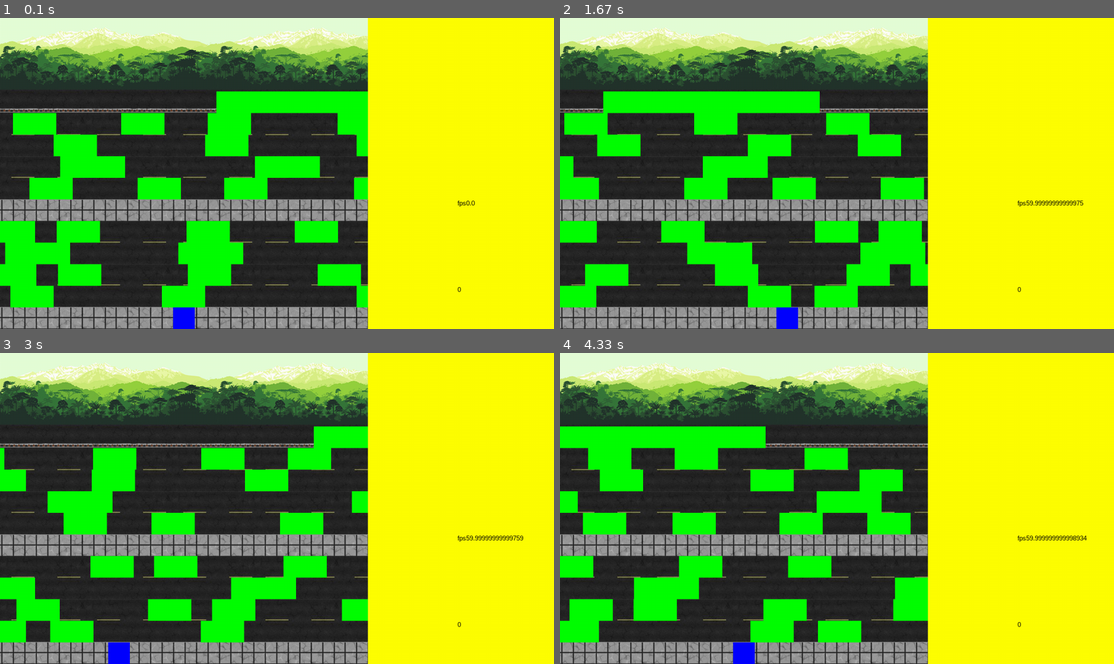
Above: before the commit, frames 1-4 (two rows, left to right).
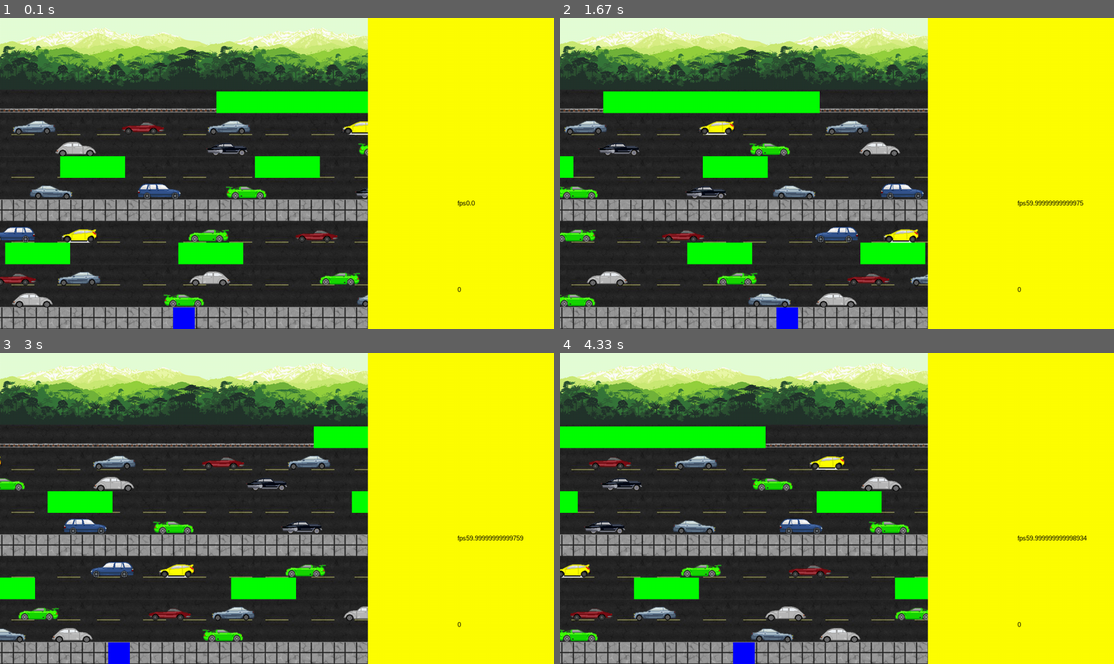
Above: after the commit, the same moments.

Repository: AyoubErrajraji/MonkeyBusiness
Game: pygame game, started from main.py
Same seed, same stepped clock (60 frames per second), same inputs: the game is played once before the commit and once after it.
Inputs (mouse positions are in pixels of both pictures, inside the frame that each line leads up to):
- Up to frame 1 (0.1 s): no input
- Up to frame 2 (1.67 s): hold Right 0.33-0.8 s; move the mouse to (814, 185) at 0.37 s; hold Up 0.83-1.13 s; move the mouse to (1014, 164) at 0.87 s; hold Right 1.17-1.63 s; move the mouse to (837, 195) at 1.2 s
- Up to frame 3 (3 s): hold Left 1.67-2.2 s; move the mouse to (144, 511) at 1.7 s; hold Down 2.23-2.53 s; move the mouse to (332, 576) at 2.27 s; hold Left 2.57-2.97 s; move the mouse to (105, 580) at 2.6 s
- Up to frame 4 (4.33 s): hold Up 3-3.37 s; move the mouse to (1041, 617) at 3.03 s; hold Right 3.4-4.03 s; move the mouse to (903, 536) at 3.43 s; hold Down from 4.07 s (still down); move the mouse to (692, 393) at 4.1 s

The runs differ from the first frame. In frame 1, 11% of the frame differs, in the area x 0-67%, y 30-94%; in frame 2, 11%; in frame 3, 10%; in frame 4, 11%.

Commit message:
added visuals to cars in crosstheroad

Diff:
--- a/crosstheroad_lib/crosstheroad.py
+++ b/crosstheroad_lib/crosstheroad.py
@@ -1,5 +1,4 @@
 import pygame, sys
-
 
 class Rectangle:
     def __init__(self, x, y, w, h):
@@ -55,12 +54,12 @@
 
 
 class Car(Rectangle):
-    def __init__(self, x, y, w, h, screen, config, speed):
+    def __init__(self, x, y, w, h, screen, config, speed, img):
         Rectangle.__init__(self, x, y, w, h)
         self.screen = screen
         self.config = config
         self.speed = speed
-        self.state = "alive"
+        self.img = img
 
     def update(self):
         self.x = self.x + self.speed
@@ -72,8 +71,12 @@
             self.x = self.config.screenDim[0] + self.w - self.config.sideMenu[0]
 
     def show(self):
-        cr = pygame.Rect(self.x, self.y, self.w, self.h)
-        pygame.draw.rect(self.screen, self.config.green, cr)
+        if self.img == 'none':
+            cr = pygame.Rect(self.x, self.y, self.w, self.h)
+            pygame.draw.rect(self.screen, self.config.green, cr)
+        else:
+            img = pygame.image.load(self.img)
+            self.screen.blit(img, (self.x, self.y))
 
 
 class Crosstheroad:
@@ -102,48 +105,49 @@
     def addCars(self):
         # Add first row of cars
         if len(self.cars) < 3:
-            self.cars.append(Car(0, self.config.screenDim[1] - self.config.grid * 2, self.config.grid * 2, self.config.grid, self.screen, self.config, 6))
-            self.cars.append(Car(0 + (self.config.grid * 7), self.config.screenDim[1] - self.config.grid * 2, self.config.grid * 2, self.config.grid, self.screen, self.config, 6))
-            self.cars.append(Car(0 + (self.config.grid * 16), self.config.screenDim[1] - self.config.grid * 2, self.config.grid * 2, self.config.grid, self.screen, self.config, 6))
+            self.cars.append(Car(0, self.config.screenDim[1] - self.config.grid * 2, self.config.grid * 2, self.config.grid, self.screen, self.config, 6, 'crosstheroad_lib/src/car1_r.png'))
+            self.cars.append(Car(0 + (self.config.grid * 7), self.config.screenDim[1] - self.config.grid * 2, self.config.grid * 2, self.config.grid, self.screen, self.config, 6, 'crosstheroad_lib/src/car3_r.png'), )
+            self.cars.append(Car(0 + (self.config.grid * 16), self.config.screenDim[1] - self.config.grid * 2, self.config.grid * 2, self.config.grid, self.screen, self.config, 6, 'crosstheroad_lib/src/car4_r.png'))
         # Add second row of cars
         if len(self.cars) < 7:
-            self.cars.append(Car(0, self.config.screenDim[1] - self.config.grid * 3, self.config.grid * 2, self.config.grid, self.screen, self.config, -4))
-            self.cars.append(Car(0 + (self.config.grid * 3), self.config.screenDim[1] - self.config.grid * 3, self.config.grid * 2, self.config.grid, self.screen, self.config, -4))
-            self.cars.append(Car(0 + (self.config.grid * 9), self.config.screenDim[1] - self.config.grid * 3, self.config.grid * 2, self.config.grid, self.screen, self.config, -4))
-            self.cars.append(Car(0 + (self.config.grid * 15), self.config.screenDim[1] - self.config.grid * 3, self.config.grid * 2, self.config.grid, self.screen, self.config, -4))
+            self.cars.append(Car(0, self.config.screenDim[1] - self.config.grid * 3, self.config.grid * 2, self.config.grid, self.screen, self.config, -4, 'crosstheroad_lib/src/car5.png'))
+            self.cars.append(Car(0 + (self.config.grid * 3), self.config.screenDim[1] - self.config.grid * 3, self.config.grid * 2, self.config.grid, self.screen, self.config, -4, 'crosstheroad_lib/src/car4.png'))
+            self.cars.append(Car(0 + (self.config.grid * 9), self.config.screenDim[1] - self.config.grid * 3, self.config.grid * 2, self.config.grid, self.screen, self.config, -4, 'crosstheroad_lib/src/car1.png'))
+            self.cars.append(Car(0 + (self.config.grid * 15), self.config.screenDim[1] - self.config.grid * 3, self.config.grid * 2, self.config.grid, self.screen, self.config, -4, 'crosstheroad_lib/src/car3.png'))
         # Add third row of cars (busses)
         if len(self.cars) < 9:
-            self.cars.append(Car(0, self.config.screenDim[1] - self.config.grid * 4, self.config.grid * 3, self.config.grid, self.screen, self.config, 3))
-            self.cars.append(Car(0 + (self.config.grid * 8), self.config.screenDim[1] - self.config.grid * 4, self.config.grid * 3, self.config.grid, self.screen, self.config, 3))
+            self.cars.append(Car(0, self.config.screenDim[1] - self.config.grid * 4, self.config.grid * 3, self.config.grid, self.screen, self.config, 3, 'none'))
+            self.cars.append(Car(0 + (self.config.grid * 8), self.config.screenDim[1] - self.config.grid * 4, self.config.grid * 3, self.config.grid, self.screen, self.config, 3, 'none'))
         # Add forth row of cars
         if len(self.cars) < 13:
-            self.cars.append(Car(0, self.config.screenDim[1] - self.config.grid * 5, self.config.grid * 2, self.config.grid, self.screen, self.config, -4.75))
-            self.cars.append(Car(0 + (self.config.grid * 3), self.config.screenDim[1] - self.config.grid * 5, self.config.grid * 2, self.config.grid, self.screen, self.config, -4.75))
-            self.cars.append(Car(0 + (self.config.grid * 9), self.config.screenDim[1] - self.config.grid * 5, self.config.grid * 2, self.config.grid, self.screen, self.config, -4.75))
-            self.cars.append(Car(0 + (self.config.grid * 14), self.config.screenDim[1] - self.config.grid * 5, self.config.grid * 2, self.config.grid, self.screen, self.config, -4.75))
+            self.cars.append(Car(0, self.config.screenDim[1] - self.config.grid * 5, self.config.grid * 2, self.config.grid, self.screen, self.config, -4.75, 'crosstheroad_lib/src/car6.png'))
+            self.cars.append(Car(0 + (self.config.grid * 3), self.config.screenDim[1] - self.config.grid * 5, self.config.grid * 2, self.config.grid, self.screen, self.config, -4.75, 'crosstheroad_lib/src/car7.png'))
+            self.cars.append(Car(0 + (self.config.grid * 9), self.config.screenDim[1] - self.config.grid * 5, self.config.grid * 2, self.config.grid, self.screen, self.config, -4.75, 'crosstheroad_lib/src/car3.png'))
+            self.cars.append(Car(0 + (self.config.grid * 14), self.config.screenDim[1] - self.config.grid * 5, self.config.grid * 2, self.config.grid, self.screen, self.config, -4.75, 'crosstheroad_lib/src/car5.png'))
         # Add sixth row of cars (busses), 5th is safe
         if len(self.cars) < 17:
-            self.cars.append(Car(0 + self.config.grid, self.config.screenDim[1] - self.config.grid * 7, self.config.grid * 2, self.config.grid, self.screen, self.config, 4.5))
-            self.cars.append(Car(0 + (self.config.grid * 6), self.config.screenDim[1] - self.config.grid * 7, self.config.grid * 2, self.config.grid, self.screen, self.config, 4.5))
-            self.cars.append(Car(0 + (self.config.grid * 10), self.config.screenDim[1] - self.config.grid * 7, self.config.grid * 2, self.config.grid, self.screen, self.config, 4.5))
-            self.cars.append(Car(0 + (self.config.grid * 16), self.config.screenDim[1] - self.config.grid * 7, self.config.grid * 2, self.config.grid, self.screen, self.config, 4.5))
+            self.cars.append(Car(0 + self.config.grid, self.config.screenDim[1] - self.config.grid * 7, self.config.grid * 2, self.config.grid, self.screen, self.config, 4.5, 'crosstheroad_lib/src/car4_r.png'))
+            self.cars.append(Car(0 + (self.config.grid * 6), self.config.screenDim[1] - self.config.grid * 7, self.config.grid * 2, self.config.grid, self.screen, self.config, 4.5, 'crosstheroad_lib/src/car6_r.png'))
+            self.cars.append(Car(0 + (self.config.grid * 10), self.config.screenDim[1] - self.config.grid * 7, self.config.grid * 2, self.config.grid, self.screen, self.config, 4.5, 'crosstheroad_lib/src/car3_r.png'))
+            self.cars.append(Car(0 + (self.config.grid * 16), self.config.screenDim[1] - self.config.grid * 7, self.config.grid * 2, self.config.grid, self.screen, self.config, 4.5, 'crosstheroad_lib/src/car2_r.png'))
+        # Add 7th row of cars (busses)
         if len(self.cars) < 19:
-            self.cars.append(Car(0 + (self.config.grid * 3), self.config.screenDim[1] - self.config.grid * 8, self.config.grid * 3, self.config.grid, self.screen, self.config, -2.75))
-            self.cars.append(Car(0 + (self.config.grid * 12), self.config.screenDim[1] - self.config.grid * 8, self.config.grid * 3, self.config.grid, self.screen, self.config, -2.75))
-        # Add 7th row of cars
+            self.cars.append(Car(0 + (self.config.grid * 3), self.config.screenDim[1] - self.config.grid * 8, self.config.grid * 3, self.config.grid, self.screen, self.config, -2.75, 'none'))
+            self.cars.append(Car(0 + (self.config.grid * 12), self.config.screenDim[1] - self.config.grid * 8, self.config.grid * 3, self.config.grid, self.screen, self.config, -2.75, 'none'))
+        # Add 8th row of cars
         if len(self.cars) < 22:
-            self.cars.append(Car(0 + (self.config.grid * 2), self.config.screenDim[1] - self.config.grid * 9, self.config.grid * 2, self.config.grid, self.screen, self.config, 6))
-            self.cars.append(Car(0 + (self.config.grid * 9), self.config.screenDim[1] - self.config.grid * 9, self.config.grid * 2, self.config.grid, self.screen, self.config, 6))
-            self.cars.append(Car(0 + (self.config.grid * 16), self.config.screenDim[1] - self.config.grid * 9, self.config.grid * 2, self.config.grid, self.screen, self.config, 6))
-        # Add 8th row of cars
+            self.cars.append(Car(0 + (self.config.grid * 2), self.config.screenDim[1] - self.config.grid * 9, self.config.grid * 2, self.config.grid, self.screen, self.config, 6, 'crosstheroad_lib/src/car1_r.png'))
+            self.cars.append(Car(0 + (self.config.grid * 9), self.config.screenDim[1] - self.config.grid * 9, self.config.grid * 2, self.config.grid, self.screen, self.config, 6, 'crosstheroad_lib/src/car2_r.png'))
+            self.cars.append(Car(0 + (self.config.grid * 16), self.config.screenDim[1] - self.config.grid * 9, self.config.grid * 2, self.config.grid, self.screen, self.config, 6, 'crosstheroad_lib/src/car3_r.png'))
+        # Add 9th row of cars
         if len(self.cars) < 26:
-            self.cars.append(Car(0 + self.config.grid, self.config.screenDim[1] - self.config.grid * 10, self.config.grid * 2, self.config.grid, self.screen, self.config, -5))
-            self.cars.append(Car(0 + (self.config.grid * 6), self.config.screenDim[1] - self.config.grid * 10, self.config.grid * 2, self.config.grid, self.screen, self.config, -5))
-            self.cars.append(Car(0 + (self.config.grid * 10), self.config.screenDim[1] - self.config.grid * 10, self.config.grid * 2, self.config.grid, self.screen, self.config, -5))
-            self.cars.append(Car(0 + (self.config.grid * 16), self.config.screenDim[1] - self.config.grid * 10, self.config.grid * 2, self.config.grid, self.screen, self.config, -5))
-        # Add 9th row (last) of cars
+            self.cars.append(Car(0 + self.config.grid, self.config.screenDim[1] - self.config.grid * 10, self.config.grid * 2, self.config.grid, self.screen, self.config, -5, 'crosstheroad_lib/src/car4.png'))
+            self.cars.append(Car(0 + (self.config.grid * 6), self.config.screenDim[1] - self.config.grid * 10, self.config.grid * 2, self.config.grid, self.screen, self.config, -5, 'crosstheroad_lib/src/car5.png'))
+            self.cars.append(Car(0 + (self.config.grid * 10), self.config.screenDim[1] - self.config.grid * 10, self.config.grid * 2, self.config.grid, self.screen, self.config, -5, 'crosstheroad_lib/src/car4.png'))
+            self.cars.append(Car(0 + (self.config.grid * 16), self.config.screenDim[1] - self.config.grid * 10, self.config.grid * 2, self.config.grid, self.screen, self.config, -5, 'crosstheroad_lib/src/car7.png'))
+        # Add 10th row (last) of cars
         if len(self.cars) < 27:
-            self.cars.append(Car(0 + (self.config.grid * 8), self.config.screenDim[1] - self.config.grid * 11, self.config.grid * 10, self.config.grid, self.screen, self.config, 25))
+            self.cars.append(Car(0 + (self.config.grid * 8), self.config.screenDim[1] - self.config.grid * 11, self.config.grid * 10, self.config.grid, self.screen, self.config, 25, 'none'))
 
     def background(self, color):
         self.screen.fill(color)
Binary file added: crosstheroad_lib/src/car1.png
Binary file added: crosstheroad_lib/src/car1_r.png
Binary file added: crosstheroad_lib/src/car2.png
Binary file added: crosstheroad_lib/src/car2_r.png
Binary file added: crosstheroad_lib/src/car3.png
Binary file added: crosstheroad_lib/src/car3_r.png
Binary file added: crosstheroad_lib/src/car4.png
Binary file added: crosstheroad_lib/src/car4_r.png
Binary file added: crosstheroad_lib/src/car5.png
Binary file added: crosstheroad_lib/src/car5_r.png
Binary file added: crosstheroad_lib/src/car6.png
Binary file added: crosstheroad_lib/src/car6_r.png
(and 2 more such lines)
